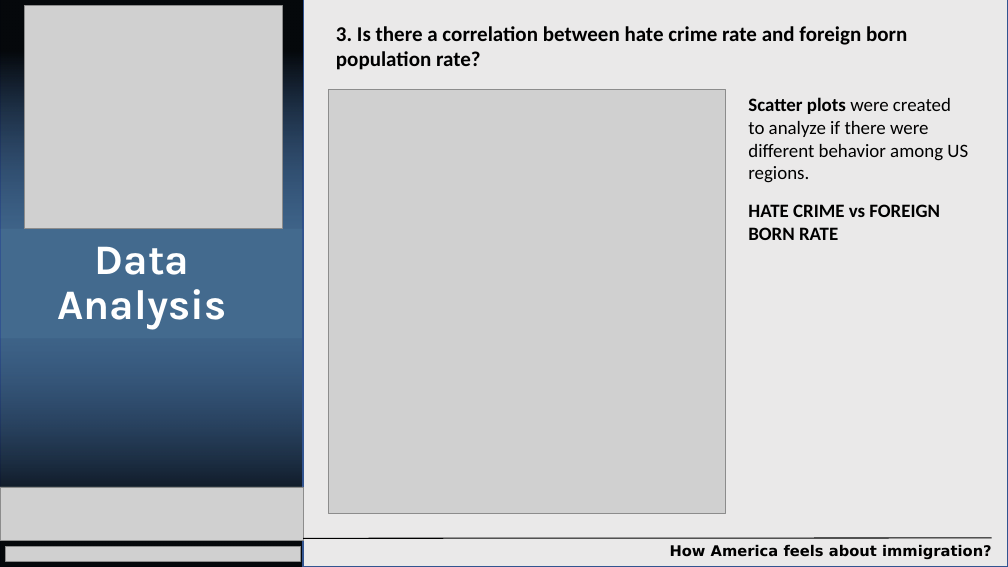
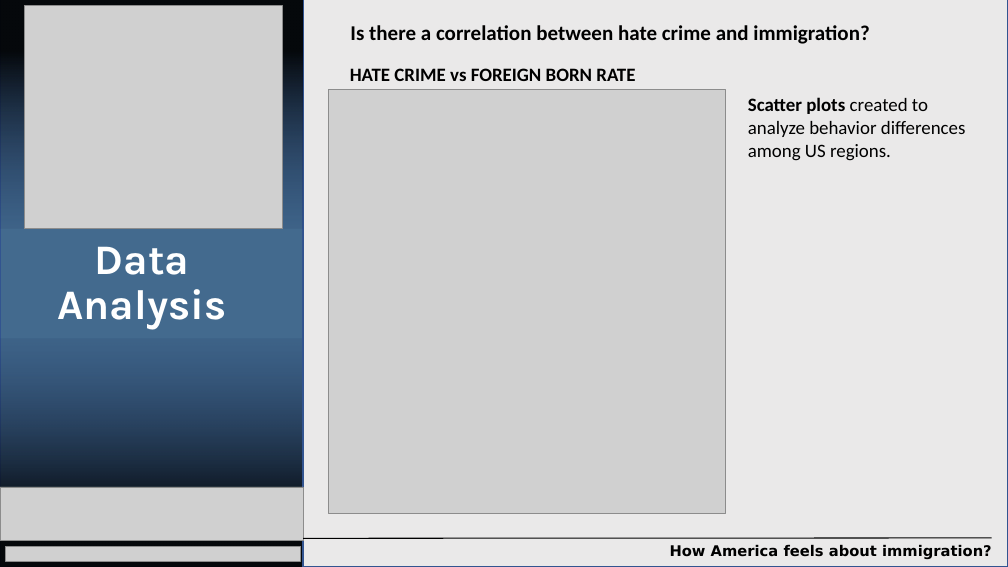
Before and after one commit to jmendiola84/Team_5, a slide deck: slide 16 of Project1-DataAnalytics.pptx (slide 8 before the commit). Drawn at 1008x567 pixels with LibreOffice and Linux fonts; fonts in the diff are those of the drawing; grey boxes stand for pictures; background and template pictures are left out. Boxes give left, top, right and bottom in pixels: in the first picture for what was removed or moved away, otherwise in the second. Text is boxed around its words. In the diff, an @@ line names an element or a change of style, - is before the commit and + after.

```diff
--- a/Project1-DataAnalytics.pptx
+++ b/Project1-DataAnalytics.pptx
@@ text at (x1=350, y1=25, x2=869, y2=44): text changed @@
-3. Is there a correlation between hate crime rate and foreign born population rate?
+Is there a correlation between hate crime and immigration?
@@ text "HATE CRIME vs FOREIGN BORN ..." rewrapped from (x1=748, y1=204, x2=940, y2=240) to (x1=350, y1=68, x2=635, y2=81) @@
@@ text at (x1=748, y1=97, x2=966, y2=161): text changed @@
-Scatter plots were created to analyze if there were different behavior among US regions.
+Scatter plots created to analyze behavior differences among US regions.
```
Also in this commit, not shown: 12 other slides changed, 7 slides added.
